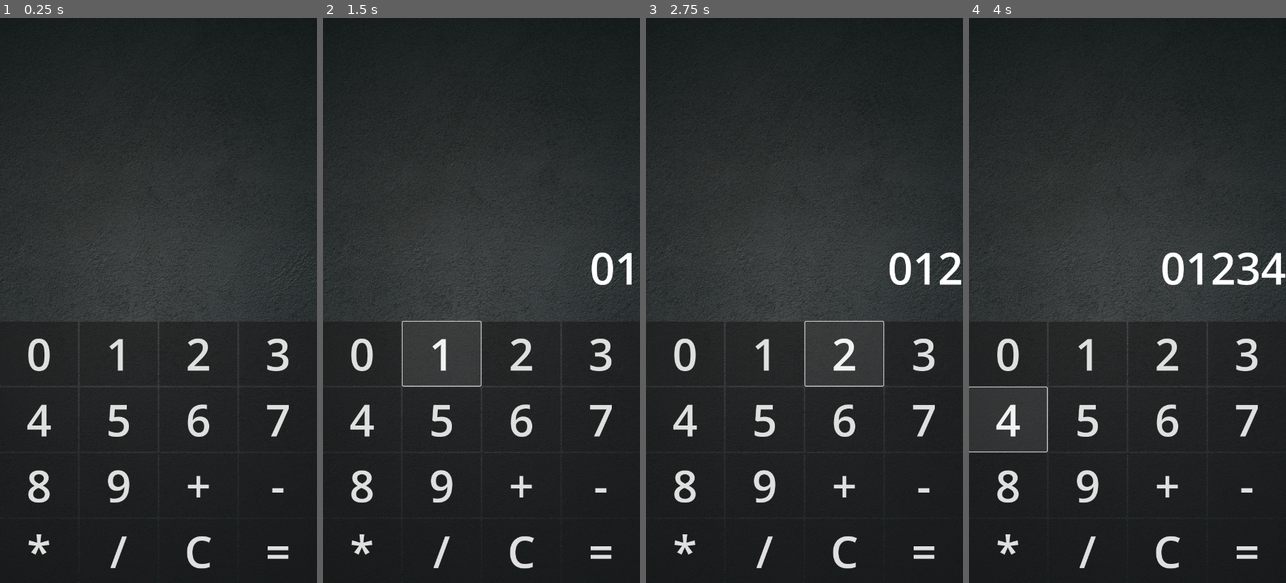
Above: before the commit, frames 1-4 (left to right).
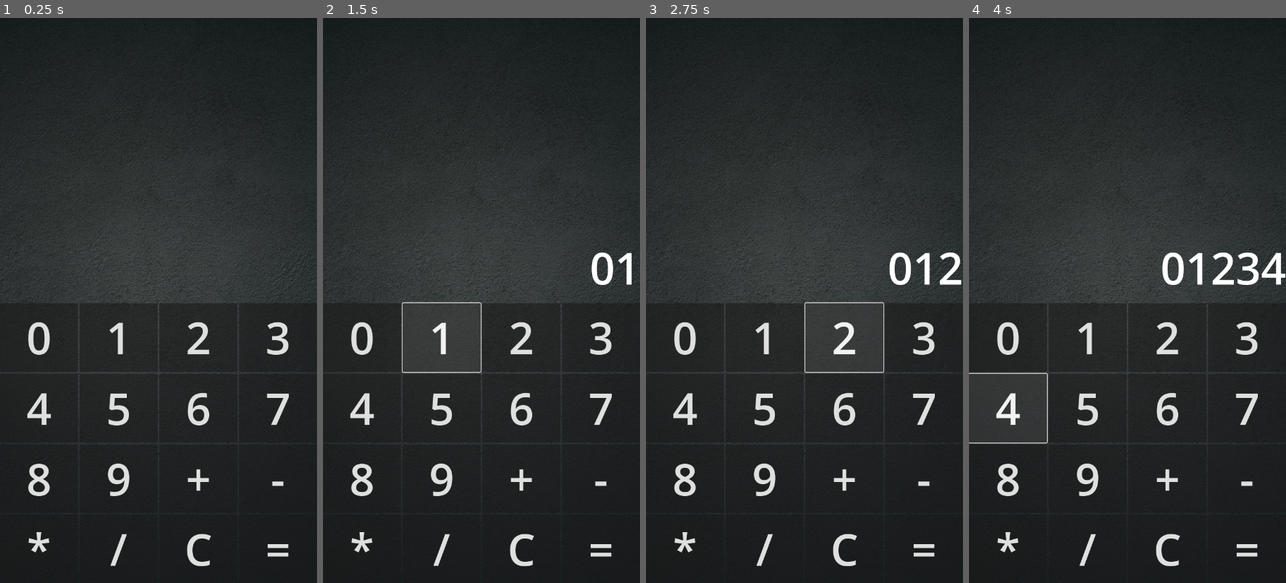
Above: after the commit, the same moments.

Repository: ppagdev/wrongculator-android
Game: Godot game, scene res://scenes/main.tscn
Two runs of this game, one before a commit and one after it. Both use one fixed random seed, a clock stepped at 60 frames per second and the inputs below.
Inputs:
- Up to frame 1 (0.25 s): no input
- Up to frame 2 (1.5 s): click "0" at 0.5 s; click "1" at 1.25 s
- Up to frame 3 (2.75 s): click "2" at 2 s
- Up to frame 4 (4 s): click "3" at 2.75 s; click "4" at 3.5 s

The runs differ from the first frame. In frame 1, 4.1% of the frame differs, in the area x 0-99%, y 50-98%; in frame 2, 4.0%; in frame 3, 4.1%; in frame 4, 4.3%.

Commit message:
debug apk

Diff:
--- a/scenes/main.tscn
+++ b/scenes/main.tscn
@@ -32,7 +32,7 @@
 
 [node name="GridContainer" type="GridContainer" parent="VSplitContainer"]
 layout_mode = 2
-size_flags_vertical = 10
+size_flags_vertical = 3
 columns = 4
 
 [node name="Button0" type="Button" parent="VSplitContainer/GridContainer"]
Not shown, changed: target/debug/Wrongculator Android.apk
Not shown, changed: target/debug/Wrongculator Android.apk.idsig
